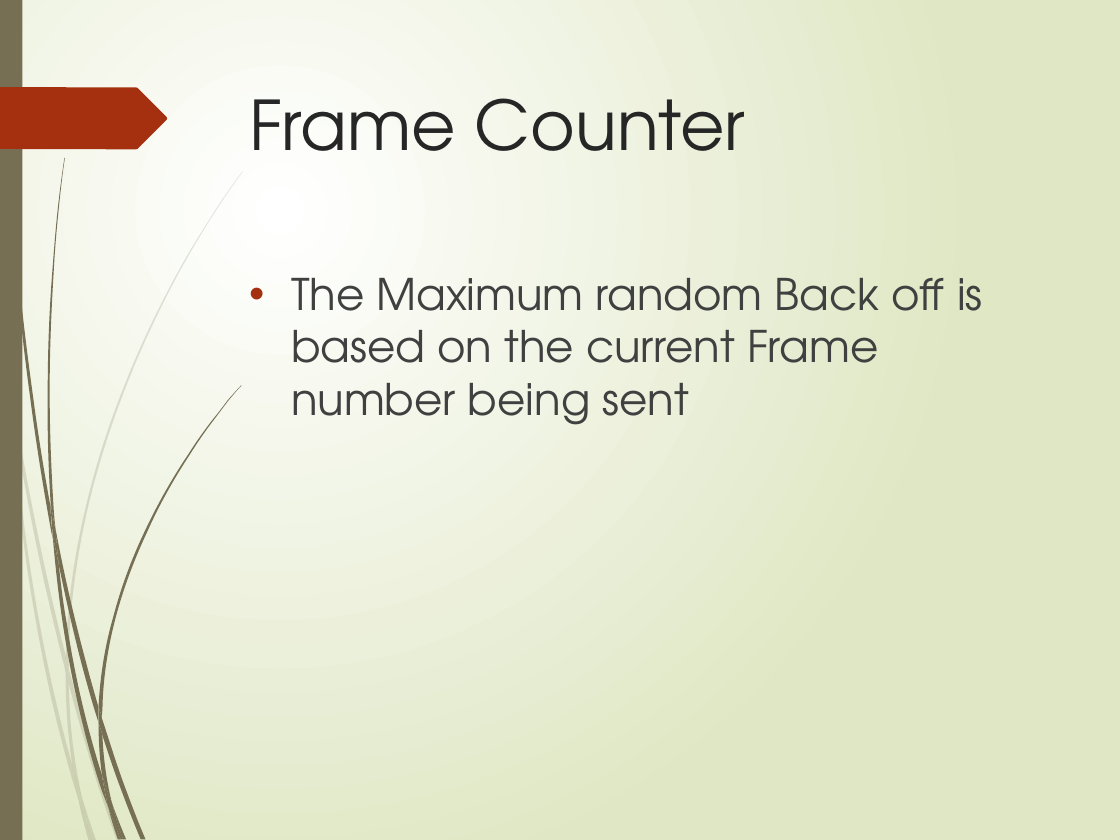
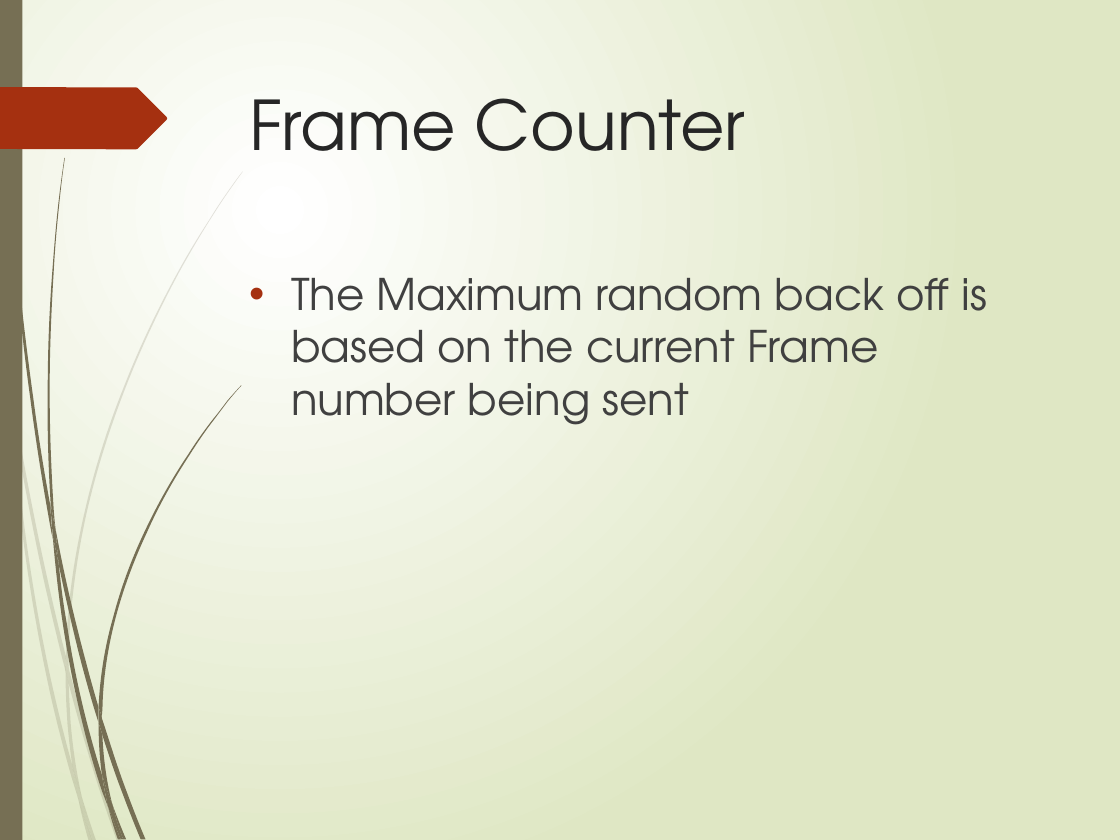
Before and after one commit to Marfle-Bark/myHUMPS, a slide deck: slide 5 of Presentation.pptx. Drawn at 1120x840 pixels with LibreOffice and Linux fonts; fonts in the diff are those of the drawing. Boxes give left, top, right and bottom in pixels: in the first picture for what was removed or moved away, otherwise in the second. Text is boxed around its words. In the diff, an @@ line names an element or a change of style, - is before the commit and + after.

```diff
--- a/Presentation.pptx
+++ b/Presentation.pptx
@@ text at (x1=291, y1=278, x2=988, y2=425): text changed @@
-• The Maximum random Back off is based on the current Frame number being sent
+• The Maximum random back off is based on the current Frame number being sent
```
Also in this commit, not shown: 3 other slides changed, 1 slide added, 1 slide removed.
